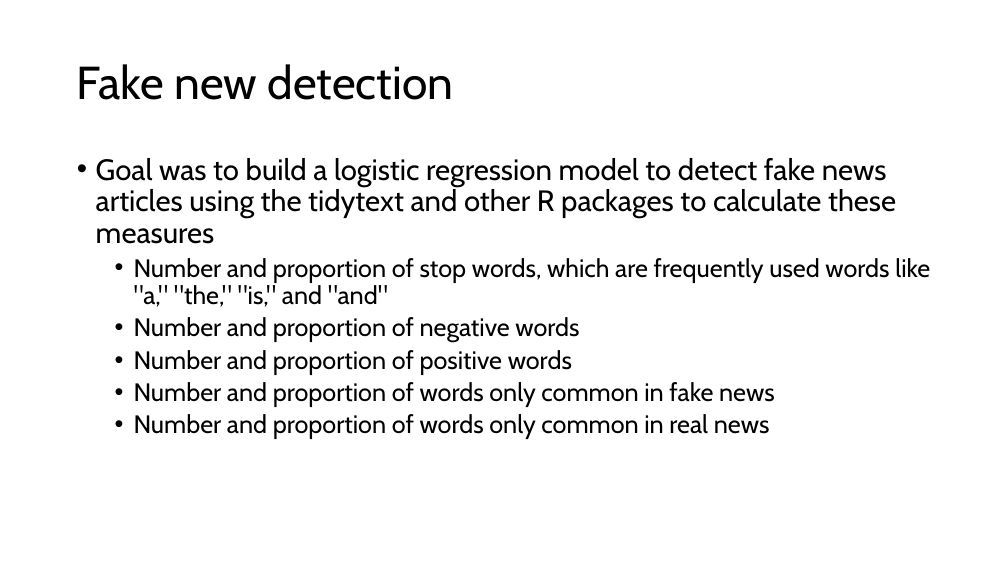
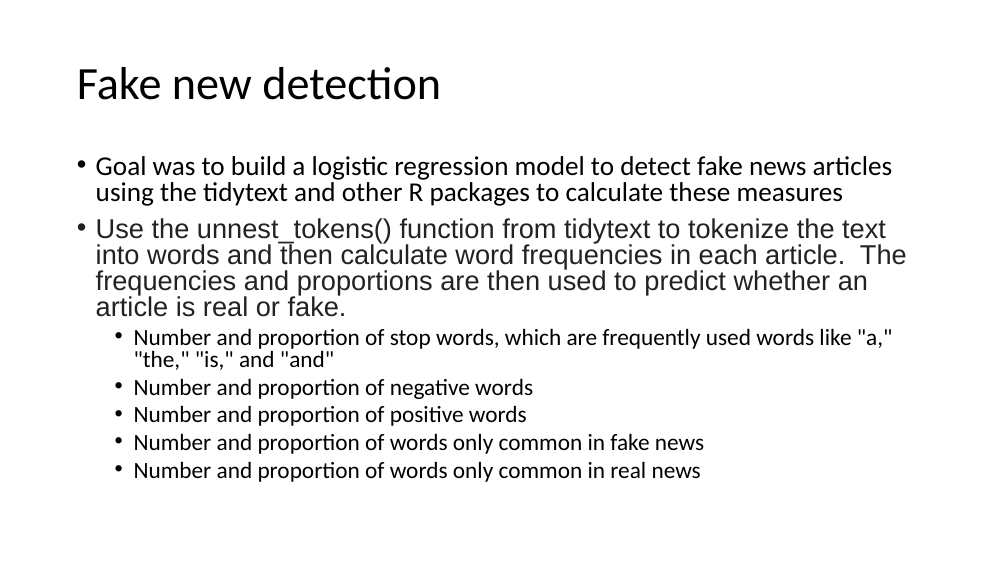
Before and after one commit to gwustudent123/csci_6221, a slide deck: slide 3 of Demo/Fake news detection with R.pptx. Drawn at 1008x567 pixels with LibreOffice and Linux fonts; fonts in the diff are those of the drawing. Boxes give left, top, right and bottom in pixels: in the first picture for what was removed or moved away, otherwise in the second. Text is boxed around its words. In the diff, an @@ line names an element or a change of style, - is before the commit and + after.

```diff
--- a/Demo/Fake news detection with R.pptx
+++ b/Demo/Fake news detection with R.pptx
@@ title "Fake new detection" at (77, 67, 441, 100): font Cabin to Calibri @@
@@ text at (96, 156, 893, 482): size 28 to 25.9 pt in "Goal was to build a logistic regression ..."; font Cabin to Calibri in "Goal was to build a logistic regression ...", "Number and proportion of stop words, which ...", "Number and proportion of negative words", "Number and proportion of positive words" and 2 more places; size 24 to 22.2 pt in "Number and proportion of stop words, which ...", "Number and proportion of negative words", "Number and proportion of positive words", "Number and proportion of words only common ..." and 1 more places; line spacing 0.9 to 0.8 @@
@@ text at (96, 218, 907, 317): paragraph added @@
+• Use the unnest_tokens() function from tidytext to tokenize the text into words and then calculate word frequencies in each article. The frequencies and proportions are then used to predict whether an article is real or fake.
```
Also in this commit, not shown: 6 other slides changed, 2 other files.
